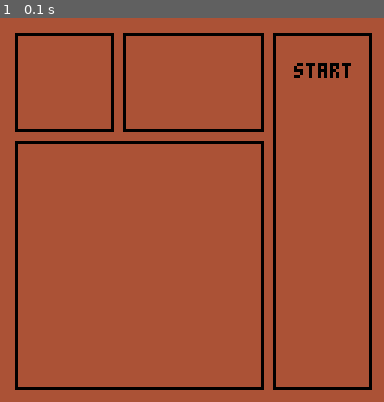
Above: before the commit, frame 1.
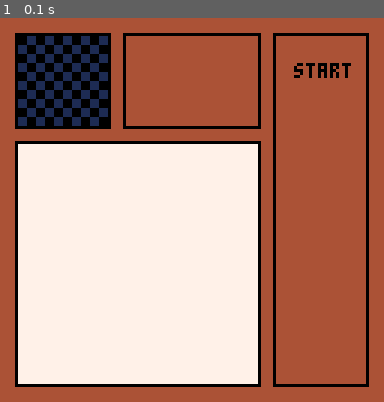
Above: after the commit, the same moment.

Repository: appellatebaton0/siege-6
Game: PICO-8 cartridge siege6.p8
Two runs of this game, one before a commit and one after it. Both use one fixed random seed, a clock stepped at 60 frames per second and the inputs below.
Inputs:
- Up to frame 1 (0.1 s): no input

The runs differ from the first frame. In frame 1, 50% of the frame differs, in the area x 3-97%, y 3-97%.

Commit message:
v0.4 - Canvases
Made the hint and game panes have working canvases that show either the contents of the grid's art, or their own cache.

Diff:
--- a/siege6.lua
+++ b/siege6.lua
@@ -1,36 +1,96 @@
 -- Drawing Game for Siege 6
 -- Baton0
+
+grid = {
+    art = {},
+    grid_size = 10,
+
+    _init=function (this)
+        this.canvas = {}
+
+        for i=1,this.grid_size do
+            row = {}
+            for j=1,this.grid_size do
+                row[j] = (i+j) % 2
+            end
+            this.canvas[i] = row
+        end
+    end
+}
 
 hint_pane = {
     x=5, y=5, sx=32, sy=32,
 
     _draw=function(this)
-        rect(this.x, this.y, this.x + this.sx, this.y + this.sy, 0)
+        rect(this.x, this.y, this.x + this.sx - 1, this.y + this.sy - 1, 0)
+
+        canvas = grid.canvas
+        for i=1,grid.grid_size do
+            for j=1,grid.grid_size do
+                left = (this.x + 1) + ((i-1) * 3)
+                top = (this.y + 1) + ((j-1) * 3)
+                right = (this.x + 1) + ((i) * 3) - 1
+                bottom = (this.y + 1) + ((j) * 3) - 1
+
+                rectfill(left, top, right, bottom, canvas[i][j])
+            end
+        end
     end
 }
 game_pane = {
     x=5, y=41, sx=82, sy=82,
 
+    reset_canvas=function(this)
+        this.canvas = {}
+
+        for i=1,grid.grid_size do
+            row = {}
+            for j=1,grid.grid_size do
+                row[j] = 7 // Make the grid white
+            end
+            this.canvas[i] = row
+        end
+    end,
+
+    _init=function(this)
+        this:reset_canvas()
+    end,
+
     _draw=function(this)
-        rect(this.x, this.y, this.x + this.sx, this.y + this.sy, 0)
+        rect(this.x, this.y, this.x + this.sx - 1, this.y + this.sy - 1, 0)
+
+        canvas = this.canvas
+        for i=1,grid.grid_size do
+            for j=1,grid.grid_size do
+                left = (this.x + 1) + ((i-1) * 8)
+                top = (this.y + 1) + ((j-1) * 8)
+                right = (this.x + 1) + ((i) * 8) - 1
+                bottom = (this.y + 1) + ((j) * 8) - 1
+
+                rectfill(left, top, right, bottom, canvas[i][j])
+            end
+        end
     end
 }
 direct_pane = {
     x=41, y=5, sx=46, sy=32,
 
     _draw=function(this)
-        rect(this.x, this.y, this.x + this.sx, this.y + this.sy, 0)
+        rect(this.x, this.y, this.x + this.sx - 1, this.y + this.sy - 1, 0)
     end
 }
 option_pane = {
     x=91, y=5, sx=32, sy=118,
 
     _draw=function(this)
-        rect(this.x, this.y, this.x + this.sx, this.y + this.sy, 0)
+        rect(this.x, this.y, this.x + this.sx - 1, this.y + this.sy - 1, 0)
     end
 }
 
-o = 3
+function _init()
+    grid:_init()
+    game_pane:_init()
+end
 
 function _draw()
     cls(4)
